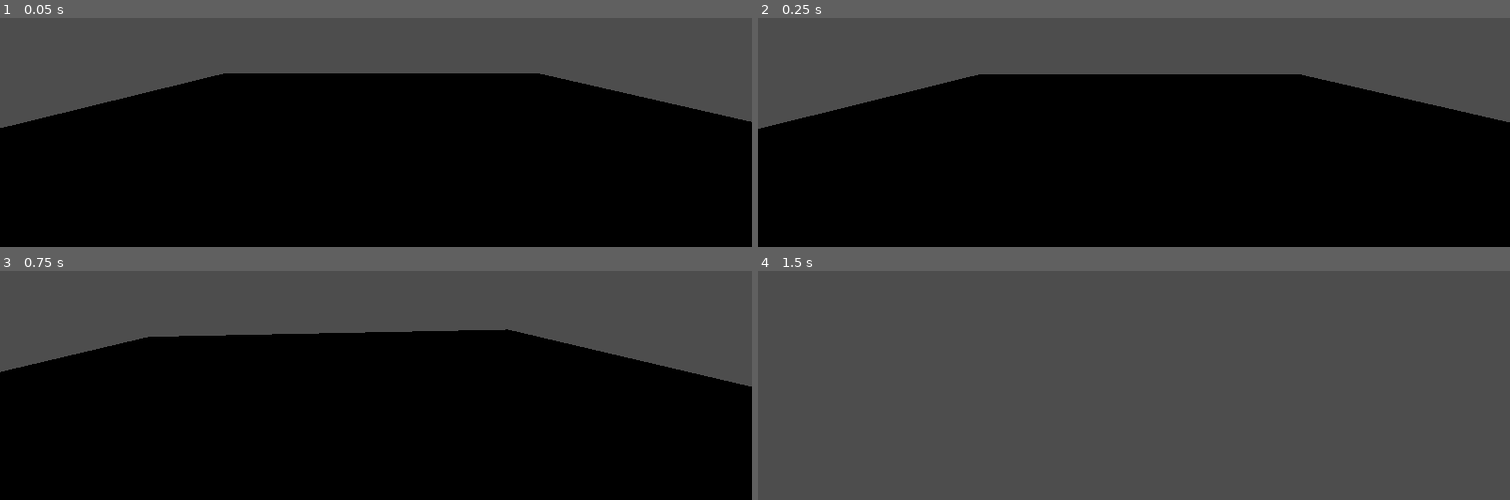
Above: before the commit, frames 1-4 (two rows, left to right).
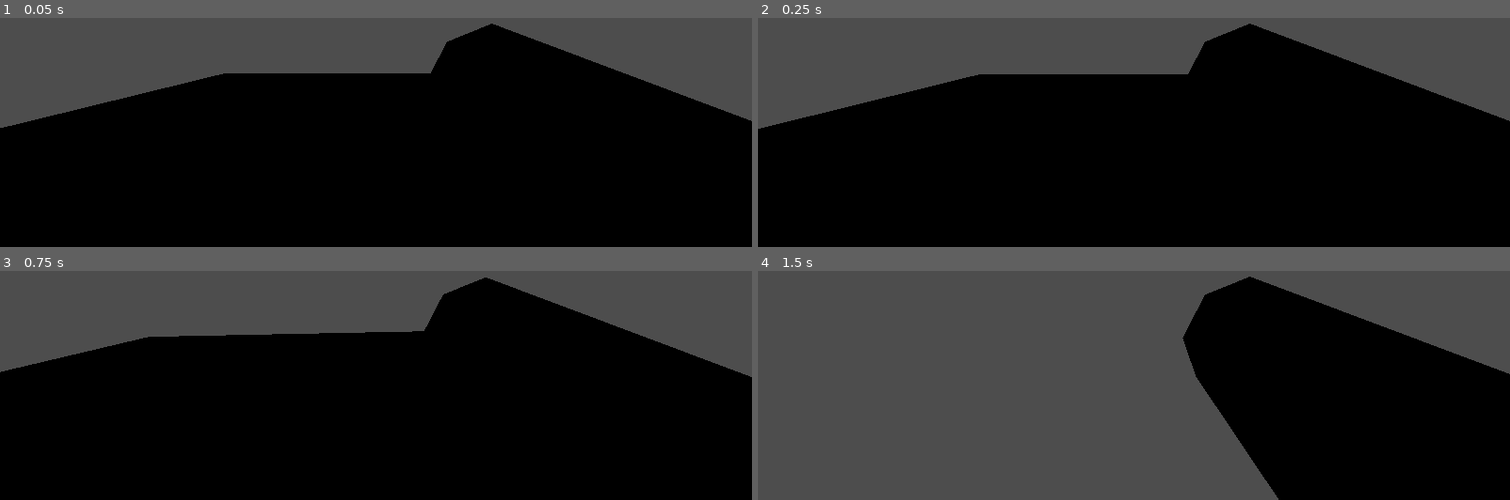
Above: after the commit, the same moments.

Repository: florianvazelle/BossRush
Game: Godot game, scene res://scenes/main.tscn
Same seed, same stepped clock (60 frames per second), same inputs: the game is played once before the commit and once after it.
Inputs (mouse positions are in pixels of both pictures, inside the frame that each line leads up to):
- Up to frame 1 (0.05 s): no input
- Up to frame 2 (0.25 s): no input
- Up to frame 3 (0.75 s): tap Enter at 0.5 s; move the mouse to (413, 287) at 0.52 s; hold W (pm_moveforward) from 0.53 s (still down); hold Shift (sprint) from 0.53 s (still down)
- Up to frame 4 (1.5 s): keep holding W (pm_moveforward); tap Space (jump) at 0.77 s; move the mouse to (1096, 291) at 1.27 s; release Shift (sprint) at 1.28 s; tap R at 1.35 s

The runs differ from the first frame. In frame 1, 4.4% of the frame differs, in the area x 57-100%, y 2-46%; in frame 2, 4.5%; in frame 3, 5.7%; in frame 4, 30%, in the area x 56-100%, y 2-100%.

Commit message:
add ammo

Diff:
--- /dev/null
+++ b/scenes/ammo.tscn
@@ -0,0 +1,16 @@
+[gd_scene load_steps=3 format=3 uid="uid://bnf7ywe2fgyvg"]
+
+[ext_resource type="PackedScene" uid="uid://bs3miq6gm30sx" path="res://assets/models/graveyard/pumpkin.fbx" id="1_5hle0"]
+
+[sub_resource type="SphereShape3D" id="SphereShape3D_k2uww"]
+radius = 0.153779
+
+[node name="Ammo" type="RigidBody3D"]
+transform = Transform3D(1, 0, 0, 0, 1, 0, -3.72529e-09, 0, 1, 0, 0, 0)
+
+[node name="pumpkin" parent="." instance=ExtResource("1_5hle0")]
+transform = Transform3D(5, 0, 0, 0, 5, 0, 0, 0, 5, 0, 0, 0)
+
+[node name="CollisionShape3D" type="CollisionShape3D" parent="."]
+transform = Transform3D(1, 0, 0, 0, 1, 0, 0, 0, 1, 0, 0.0741145, 0)
+shape = SubResource("SphereShape3D_k2uww")
--- a/scenes/player/player.tscn
+++ b/scenes/player/player.tscn
@@ -1,9 +1,13 @@
-[gd_scene load_steps=5 format=3 uid="uid://bdupkh0grwy27"]
+[gd_scene load_steps=7 format=3 uid="uid://bdupkh0grwy27"]
 
 [ext_resource type="PackedScene" uid="uid://lqyku5wn2wo0" path="res://scenes/player/movement_controller.tscn" id="1_t1jcr"]
 [ext_resource type="PackedScene" uid="uid://b8drbos167vf8" path="res://scenes/player/head.tscn" id="2_41iu1"]
 [ext_resource type="Script" path="res://scripts/player/sprint.gd" id="3_bgqcu"]
+[ext_resource type="Script" path="res://scripts/canon.gd" id="5_w0j3b"]
 [ext_resource type="Script" path="res://scripts/player/footsteep.gd" id="10_jo4mt"]
+
+[sub_resource type="StandardMaterial3D" id="StandardMaterial3D_tb2ry"]
+albedo_color = Color(0, 0, 0, 1)
 
 [node name="Player" groups=["player"] instance=ExtResource("1_t1jcr")]
 collision_mask = 7
@@ -14,6 +18,14 @@
 transform = Transform3D(1, 0, 0, 0, -4.37114e-08, 1, 0, -1, -4.37114e-08, 0, -1, 0)
 target_position = Vector3(0, 0, -2)
 
+[node name="Canon" type="CSGCylinder3D" parent="Head" index="2"]
+transform = Transform3D(0.986182, 0.160164, -0.0423441, 0, -0.255598, -0.966783, -0.165667, 0.953424, -0.252066, 1.0382, -0.64, -1.30804)
+material = SubResource("StandardMaterial3D_tb2ry")
+script = ExtResource("5_w0j3b")
+
+[node name="Marker3D" type="Marker3D" parent="Head/Canon" index="0"]
+transform = Transform3D(0.986182, 1.19209e-07, -0.165667, 0.160164, -0.255597, 0.953424, -0.0423439, -0.966783, -0.252065, 0.0225487, -1.40787, 0.0306617)
+
 [node name="Sprint" type="Node" parent="." index="2"]
 script = ExtResource("3_bgqcu")
 
--- /dev/null
+++ b/scripts/canon.gd
@@ -0,0 +1,19 @@
+extends CSGCylinder3D
+
+const Ammo := preload("res://scenes/ammo.tscn")
+
+@onready var spawn = $Marker3D
+
+func _unhandled_input(event):
+	if event is InputEventKey:
+		if event.pressed:
+			match event.keycode:
+				KEY_A:
+					var ammo := Ammo.instantiate()
+					get_owner().get_parent().add_child(ammo)
+					ammo.global_position = spawn.global_position
+
+					var target: Vector3 = to_global(spawn.position + Vector3.UP)
+					var dir: Vector3 = spawn.global_position - target
+					var speed := 15
+					ammo.apply_impulse(dir.normalized() * speed)
